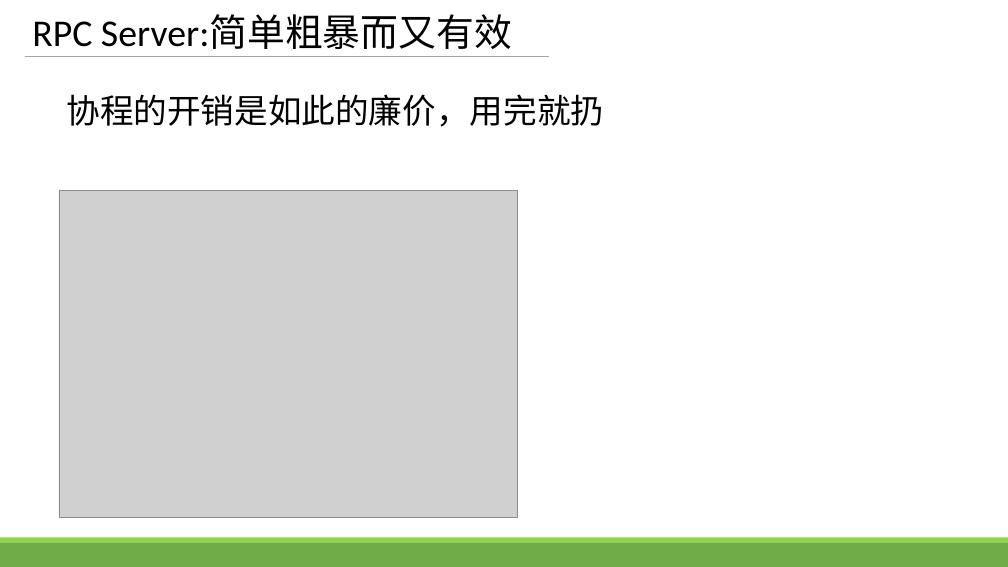
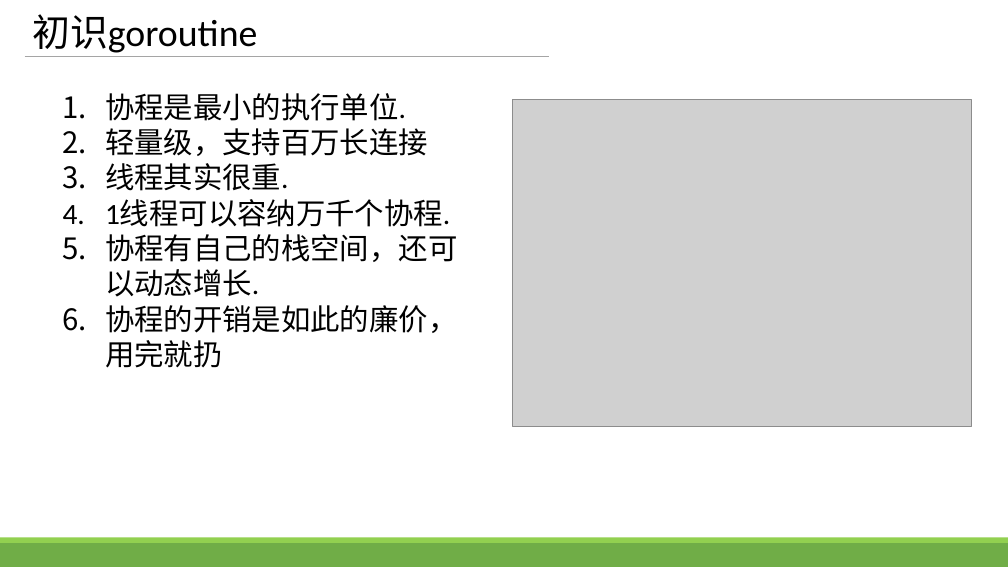
Before and after one commit to zhengbr2/sharing, a slide deck: slide 5 of GolangConcurency.pptx. Drawn at 1008x567 pixels with LibreOffice and Linux fonts; fonts in the diff are those of the drawing; grey boxes stand for pictures. Boxes give left, top, right and bottom in pixels: in the first picture for what was removed or moved away, otherwise in the second. Text is boxed around its words. In the diff, an @@ line names an element or a change of style, - is before the commit and + after.

```diff
--- a/GolangConcurency.pptx
+++ b/GolangConcurency.pptx
@@ title at [32, 14, 257, 53]: text changed @@
-RPC Server:简单粗暴而又有效
+初识goroutine
@@ text removed at [66, 94, 604, 127] @@
-协程的开销是如此的廉价，用完就扔
@@ text added at [105, 93, 457, 368], 28 pt, text #000000 @@
+1. 协程是最小的执行单位.
+2. 轻量级，支持百万长连接
+3. 线程其实很重.
+4. 1线程可以容纳万千个协程.
+5. 协程有自己的栈空间，还可以动态增长.
+6. 协程的开销是如此的廉价，用完就扔
@@ picture: place and size @@
-picture at [59, 191, 517, 517]
+picture at [513, 99, 971, 426]
```
Also in this commit, not shown: 5 other slides changed, 6 slides added, 1 slide removed, 6 other files.
